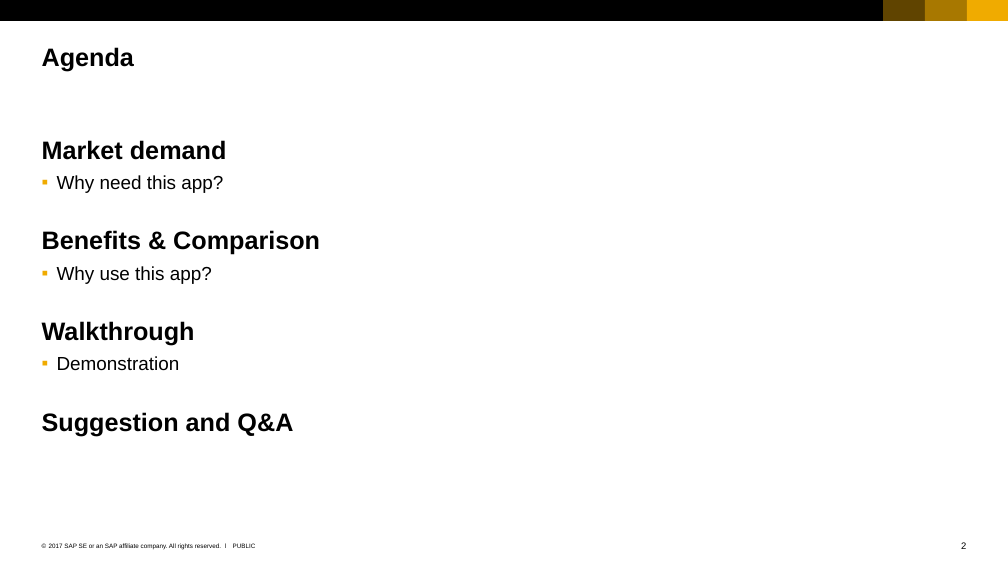
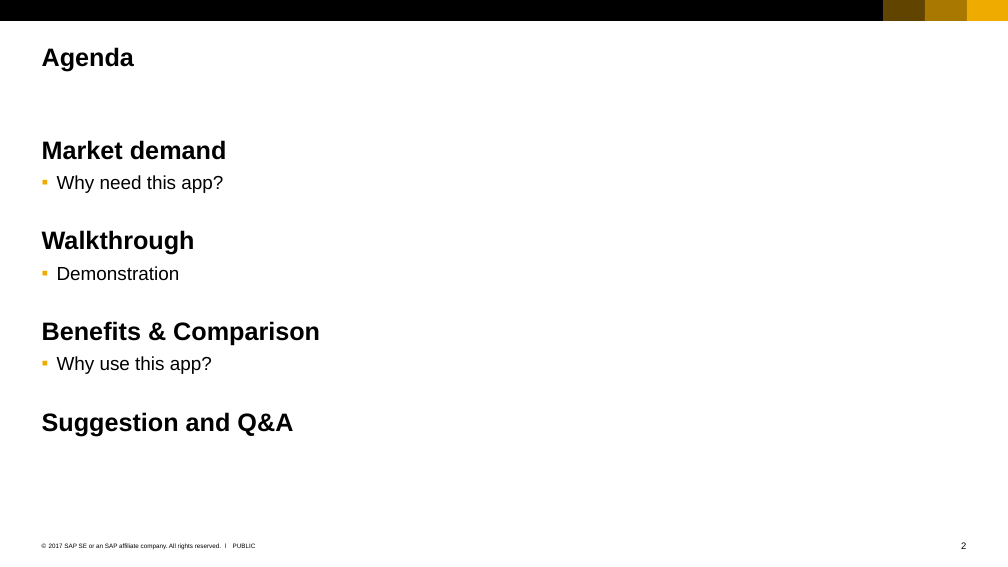
Before and after one commit to qianyilun/workload-calculator, a slide deck: slide 2 of SAP_2017_16x9_black_and_white.pptx. Drawn at 1008x567 pixels with LibreOffice and Linux fonts; fonts in the diff are those of the drawing. Boxes give left, top, right and bottom in pixels: in the first picture for what was removed or moved away, otherwise in the second. Text is boxed around its words. In the diff, an @@ line names an element or a change of style, - is before the commit and + after.

```diff
--- a/SAP_2017_16x9_black_and_white.pptx
+++ b/SAP_2017_16x9_black_and_white.pptx
@@ text at (42,230,195,281): paragraphs added @@
+Walkthrough
+  ▪ Demonstration
@@ text at (42,321,195,371): paragraphs removed @@
-Walkthrough
-  ▪ Demonstration
```
Also in this commit, not shown: 1 other slide changed, 5 slides added, 10 slides removed, 24 other files.
